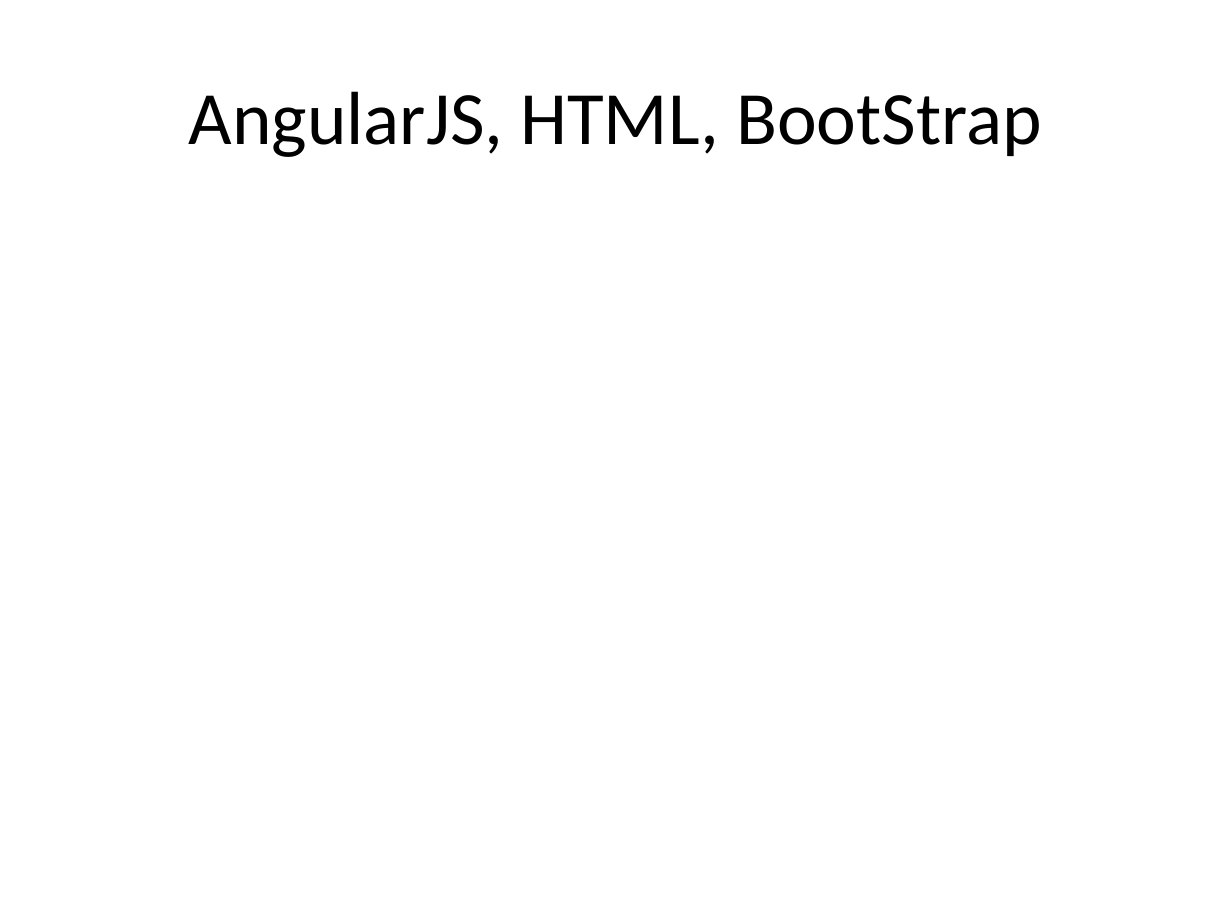
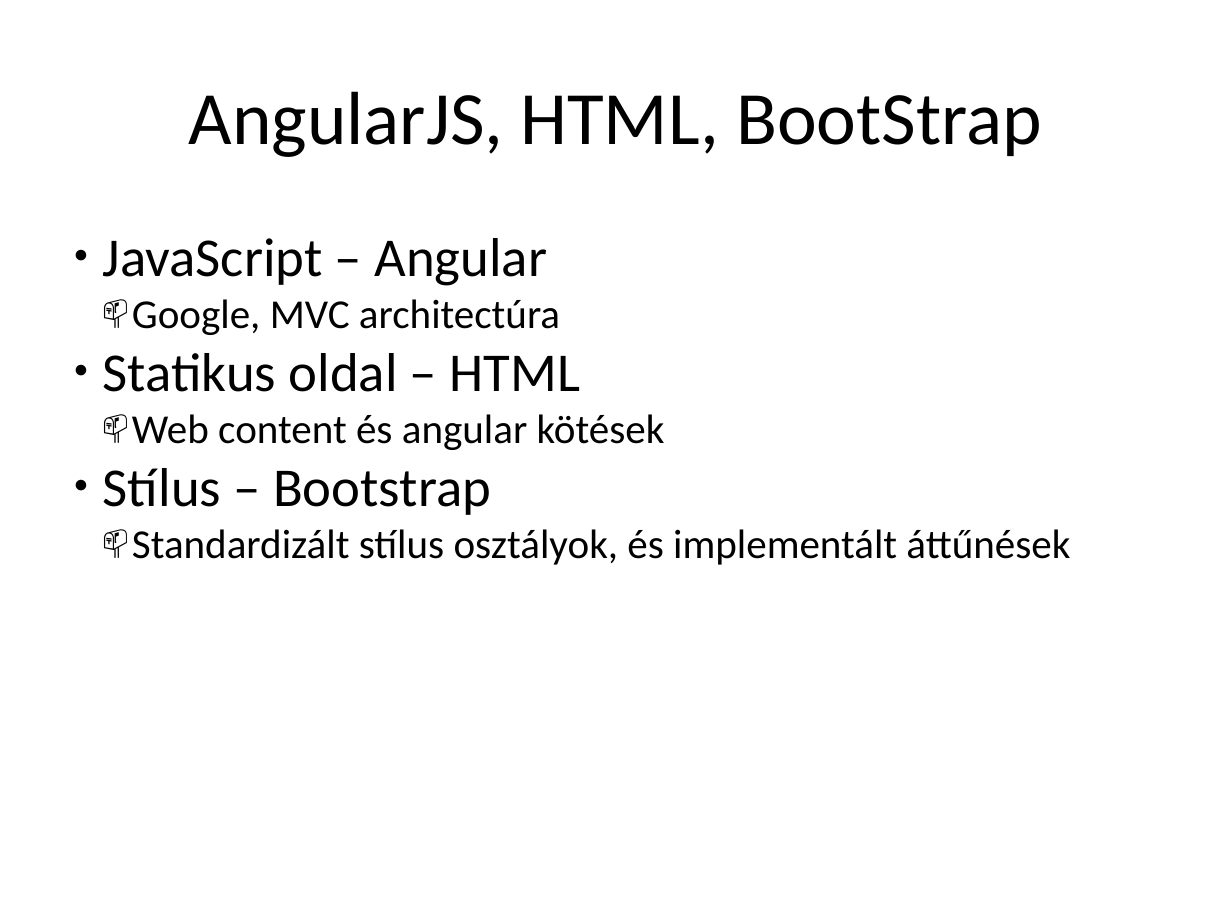
Before and after one commit to borlayda/Stump, a slide deck: slide 7 of Szarch-prezi.pptx. Drawn at 1232x924 pixels with LibreOffice and Linux fonts; fonts in the diff are those of the drawing. Boxes give left, top, right and bottom in pixels: in the first picture for what was removed or moved away, otherwise in the second. Text is boxed around its words. In the diff, an @@ line names an element or a change of style, - is before the commit and + after.

```diff
--- a/Szarch-prezi.pptx
+++ b/Szarch-prezi.pptx
@@ text added at (x1=103, y1=238, x2=1070, y2=565), 24 pt, text #000000 @@
+● JavaScript – Angular
+  📫 Google, MVC architectúra
+● Statikus oldal – HTML
+  📫 Web content és angular kötések
+● Stílus – Bootstrap
+  📫 Standardizált stílus osztályok, és implementált áttűnések
```
Also in this commit, not shown: 5 other slides changed, 5 slides added, 5 slides removed.
